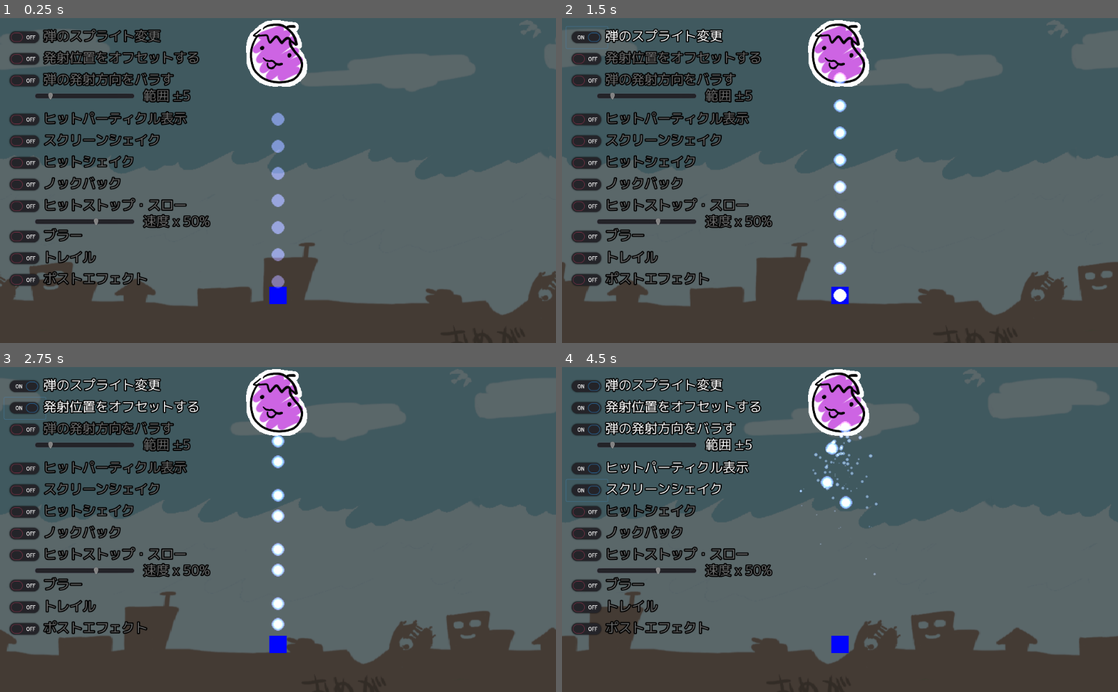
Above: before the commit, frames 1-4 (two rows, left to right).
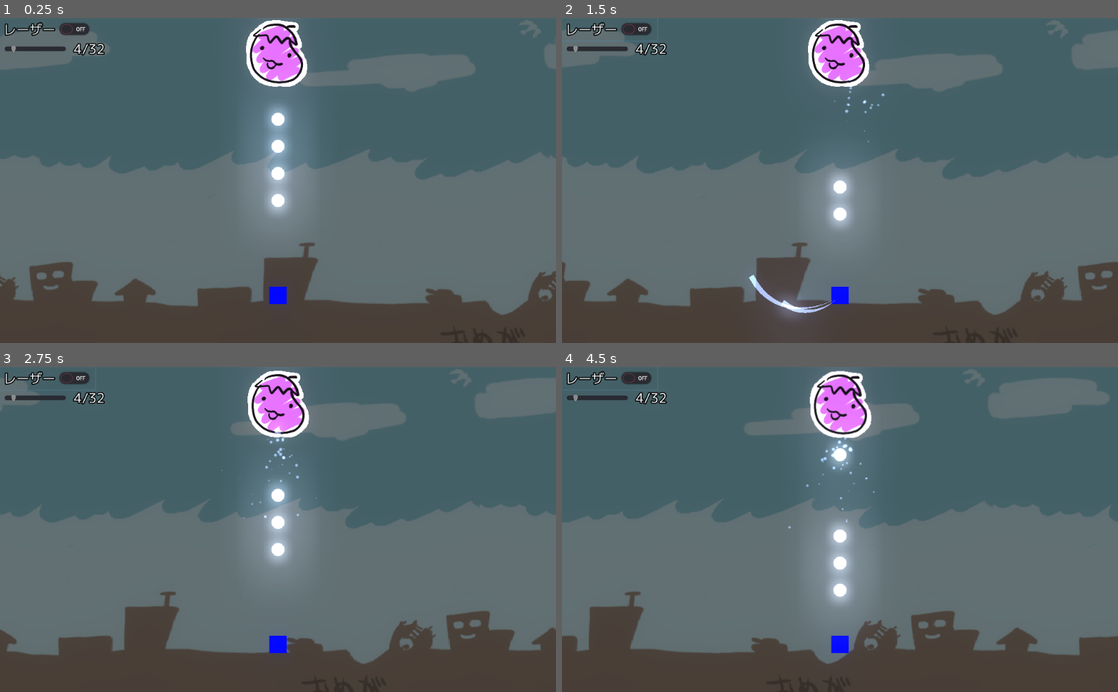
Above: after the commit, the same moments.

Repository: syun77/gd_hormingtest
Game: Godot game, scene res://Main.tscn
Same seed, same stepped clock (60 frames per second), same inputs: the game is played once before the commit and once after it.
Inputs (mouse positions are in pixels of both pictures, inside the frame that each line leads up to):
- Up to frame 1 (0.25 s): no input
- Up to frame 2 (1.5 s): click (584, 37) at 0.5 s, where only the run before the commit has a clickable "弾のスプライト変更"; click (612, 31) at 1.25 s, where only the run after the commit has a clickable "レーザー"
- Up to frame 3 (2.75 s): click (22, 409) at 2 s, where only the run before the commit has a clickable "発射位置をオフセットする"
- Up to frame 4 (4.5 s): click (584, 428) at 2.75 s, where only the run before the commit has a clickable "弾の発射方向をバラす"; click (584, 467) at 3.5 s, where only the run before the commit has a clickable "ヒットパーティクル表示"; click (584, 490) at 4.25 s, where only the run before the commit has a clickable "スクリーンシェイク"

The runs differ from the first frame. In frame 1, 15% of the frame differs, in the area x 0-57%, y 0-84%; in frame 2, 14%; in frame 3, 15%; in frame 4, 16%, in the area x 0-60%, y 0-83%.

Commit message:
レーザーとの切り替え・ショット最大数を設定できるようにした

Diff:
--- a/gd_hormingtest/Common.gd
+++ b/gd_hormingtest/Common.gd
@@ -3,37 +3,22 @@
 const ParticleObj = preload("res://Particle.tscn")
 const TIMER_SCREEN_SHAKE = 1.0
 
-var _change_spr = false
-var _is_scatter = false
-var _scatter_range = 5.0
-var _is_offset = false
-var _is_particle = false
 var _layers = null
-var _is_screen_shake = false
-var _is_enemy_shake = false
-var _screen_shake_timer = 0.0
-var _is_knock_back = false
-var _is_hitslow = false
-var _hitslow_rate = 40
-var _hitslow_timer = 0.0
-var _is_blur = false
-var _is_trail = false
+var _max_shot = 32 # 同時に発射可能な弾の数.
+var _is_trail = false # トレイル弾を発射するかどうか.
 
 func setup(layers) -> void:
 	_layers = layers
 
-func start_screen_shake() -> void:
-	_screen_shake_timer = TIMER_SCREEN_SHAKE
-func get_screen_shake_rate() -> float:
-	return _screen_shake_timer / TIMER_SCREEN_SHAKE
-func update_screen_shake(delta:float) -> void:
-	_screen_shake_timer -= delta
-	if _screen_shake_timer < 0:
-		_screen_shake_timer = 0
-
+## レイヤーを取得する.
 func get_layer(name:String) -> CanvasLayer:
 	return _layers[name]
 
+## 存在するオブジェクトを数える.
+func count_obj(name:String) -> int:
+	return get_layer(name).get_child_count()
+
+## パーティクルを発生させる.
 func add_particle(pos:Vector2, t:float, deg:float, speed:float):
 	var p = ParticleObj.instance()
 	p.position = pos
@@ -41,70 +26,15 @@
 	get_layer("particle").add_child(p)
 	return p
 
-func set_change_spr(b:bool) -> void:
-	_change_spr = b
-
-func is_change_spr() -> bool:
-	return _change_spr
-
-func set_scatter(b:bool) -> void:
-	_is_scatter = b
-func is_scatter() -> bool:
-	return _is_scatter
-
-func set_scatter_range(v:float) -> void:
-	_scatter_range = v
-func get_scatter_range() -> float:
-	return _scatter_range
-
-func set_offset(b:bool) -> void:
-	_is_offset = b
-func is_offset() -> bool:
-	return _is_offset
-
-func set_particle(b:bool) -> void:
-	_is_particle = b
-func is_particle() -> bool:
-	return _is_particle
-
-func set_screen_shake(b:bool) -> void:
-	_is_screen_shake = b
-func is_screen_shake() -> bool:
-	return _is_screen_shake
-func set_enemy_shake(b:bool) -> void:
-	_is_enemy_shake = b
-func is_enemy_shake() -> bool:
-	return _is_enemy_shake
-
-func set_knock_back(b:bool) -> void:
-	_is_knock_back = b
-func is_knock_back() -> bool:
-	return _is_knock_back
-
-func set_hitslow(b:bool) -> void:
-	_is_hitslow = b
-func is_hitslow() -> bool:
-	return _is_hitslow
-func set_hitslow_rate(rate:int) -> void:
-	_hitslow_rate = rate
-func get_hitslow_rate() -> float:
-	if _hitslow_timer <= 0:
-		return 1.0 # 無効.
-	return _hitslow_rate / 100.0
-func start_hitslow() -> void:
-	_hitslow_timer = 1.0
-func update_hitslow(delta:float) -> void:
-	_hitslow_timer -= delta
-
-func set_blur(b:bool) -> void:
-	_is_blur = b
-func is_blur() -> bool:
-	return _is_blur
-
 func set_trail(b:bool) -> void:
 	_is_trail = b
 func is_trail() -> bool:
 	return _is_trail
+
+func set_max_shot(n:int) -> void:
+	_max_shot = n
+func get_max_shot() -> int:
+	return _max_shot
 
 ## 角度差を求める.
 func diff_angle(now:float, next:float) -> float:
--- a/gd_hormingtest/Enemy.gd
+++ b/gd_hormingtest/Enemy.gd
@@ -8,7 +8,6 @@
 
 var _start_pos = Vector2.ZERO
 var _shake_timer = 0.0
-var _knockback_velocity = Vector2()
 var _cnt = 0
 
 # ノイズテクスチャ
@@ -16,29 +15,12 @@
 var _noise_y := 0
 
 func hit(vel:Vector2) -> void:
-	if Common.is_knock_back():
-		# ノックバックの力発生.
-		_knockback_velocity = vel * 0.1
-	elif Common.is_enemy_shake():
-		_shake_timer = 1.0
-
-	if Common.is_hitslow():
-		Common.start_hitslow()
-
+	# 揺れ開始.
+	_shake_timer = 1.0
+	_noise_y = randi()
 
 func _process(delta: float) -> void:
-	delta *= Common.get_hitslow_rate()
-
 	_cnt += 1
-	_spr.modulate = Color.white
-	if _knockback_velocity.length() > 0.1:
-		position += _knockback_velocity * delta
-		_knockback_velocity *= 0.9
-		if _knockback_velocity.length() > 10:
-			_spr.modulate = Color.red # ノックバック中は赤色.
-	else:
-		# 元の位置に戻る.
-		position += (_start_pos - position) * 0.1
 
 	_spr.position = Vector2.ZERO
 	if _shake_timer > 0:
--- a/gd_hormingtest/Main.gd
+++ b/gd_hormingtest/Main.gd
@@ -11,32 +11,10 @@
 onready var _particle_layer = $ParticleLayer
 onready var _hdr = $WorldEnvironment
 
-onready var _change_spr = $UILayer/ChangeSprButton
-onready var _change_spr_txt = $UILayer/ChangeSprButton/Label
-onready var _scatter_btn = $UILayer/ScatterButton
-onready var _scatter_txt = $UILayer/ScatterButton/Label
-onready var _scatter_range = $UILayer/ScatterRange
-onready var _scatter_range_txt = $UILayer/ScatterRange/Label
-onready var _offset_btn = $UILayer/OffsetButton
-onready var _offset_txt = $UILayer/OffsetButton/Label
-onready var _particle_btn = $UILayer/ParticleButton
-onready var _particle_txt = $UILayer/ParticleButton/Label
-onready var _camshake_btn = $UILayer/CameraShakeButton
-onready var _camshake_txt = $UILayer/CameraShakeButton/Label
-onready var _hitshake_btn = $UILayer/HitShakeButton
-onready var _hitshake_txt = $UILayer/HitShakeButton/Label
-onready var _knockback_btn = $UILayer/KnockBackButton
-onready var _knockback_txt = $UILayer/KnockBackButton/Label
-onready var _hitslow_btn = $UILayer/HitSlowButton
-onready var _hitslow_txt = $UILayer/HitSlowButton/Label
-onready var _hitslowspeed_rate = $UILayer/HitSlowRate
-onready var _hitslowspeed_rate_txt = $UILayer/HitSlowRate/Label
-onready var _blur_btn = $UILayer/BlurButton
-onready var _blur_txt = $UILayer/BlurButton/Label
-onready var _trail_btn = $UILayer/TrailButton
-onready var _trail_txt = $UILayer/TrailButton/Label
-onready var _hdr_btn = $UILayer/HDRButton
-onready var _hdr_txt = $UILayer/HDRButton/Label
+onready var _checkbox_laser = $UILayer/CheckButtonLaser
+onready var _hslider_max_shot = $UILayer/HSliderMaxShot
+onready var _hslider_max_shot_label = $UILayer/HSliderMaxShot/Label
+
 
 func _ready() -> void:
 	var layers = {
@@ -47,103 +25,7 @@
 	Common.setup(layers)
 
 func _process(delta: float) -> void:
-
-	if _change_spr.pressed:
-		Common.set_change_spr(true)
-		_change_spr_txt.modulate = Color.white
-	else:
-		Common.set_change_spr(false)
-		_change_spr_txt.modulate = Color.dimgray
-
-	if _scatter_btn.pressed:
-		Common.set_scatter(true)
-		_scatter_txt.modulate = Color.white
-		_scatter_range_txt.modulate = Color.white
-	else:
-		Common.set_scatter(false)
-		_scatter_txt.modulate = Color.dimgray
-		_scatter_range_txt.modulate = Color.dimgray
-
-	var rng = _scatter_range.value
-	Common.set_scatter_range(rng)
-	_scatter_range_txt.text = "範囲 ±%d"%rng
-
-	if _offset_btn.pressed:
-		Common.set_offset(true)
-		_offset_txt.modulate = Color.white
-	else:
-		Common.set_offset(false)
-		_offset_txt.modulate = Color.dimgray
-
-	if _particle_btn.pressed:
-		Common.set_particle(true)
-		_particle_txt.modulate = Color.white
-	else:
-		Common.set_particle(false)
-		_particle_txt.modulate = Color.dimgray
-
-	if _camshake_btn.pressed:
-		Common.set_screen_shake(true)
-		_camshake_txt.modulate = Color.white
-	else:
-		Common.set_screen_shake(false)
-		_camshake_txt.modulate = Color.dimgray
-
-	if _hitshake_btn.pressed:
-		Common.set_enemy_shake(true)
-		_hitshake_txt.modulate = Color.white
-	else:
-		Common.set_enemy_shake(false)
-		_hitshake_txt.modulate = Color.dimgray
-
-	if _knockback_btn.pressed:
-		Common.set_knock_back(true)
-		_knockback_txt.modulate = Color.white
-	else:
-		Common.set_knock_back(false)
-		_knockback_txt.modulate = Color.dimgray
-
-	if _hitslow_btn.pressed:
-		Common.set_hitslow(true)
-		_hitslow_txt.modulate = Color.white
-		_hitslowspeed_rate_txt.modulate = Color.white
-	else:
-		Common.set_hitslow(false)
-		_hitslow_txt.modulate = Color.dimgray
-		_hitslowspeed_rate_txt.modulate = Color.dimgray
-
-	var speed_rate = _hitslowspeed_rate.value
-	Common.set_hitslow_rate(speed_rate)
-	_hitslowspeed_rate_txt.text = "速度 x %d%%"%speed_rate
-
-	if _blur_btn.pressed:
-		Common.set_blur(true)
-		_blur_txt.modulate = Color.white
-	else:
-		Common.set_blur(false)
-		_blur_txt.modulate = Color.dimgray
-
-	if _trail_btn.pressed:
-		Common.set_trail(true)
-		_trail_txt.modulate = Color.white
-	else:
-		Common.set_trail(false)
-		_trail_txt.modulate = Color.dimgray
-
-	if _hdr_btn.pressed:
-		_hdr.environment.glow_enabled = true
-		_hdr_txt.modulate = Color.white
-	else:
-		_hdr.environment.glow_enabled = false
-		_hdr_txt.modulate = Color.dimgray
-
-	_update_screen_shake(delta)
-	Common.update_hitslow(delta)
-
-func _update_screen_shake(delta:float) -> void:
-	Common.update_screen_shake(delta)
-	var rate = Common.get_screen_shake_rate()
-	var v = 8.0 * rate
-	var h = 2.0 * rate
-	_camera.offset.x = rand_range(-v, v)
-	_camera.offset.y = rand_range(-h, h)
+	Common.set_trail(_checkbox_laser.pressed)
+	var max_shot = _hslider_max_shot.value
+	_hslider_max_shot_label.text = "%d/32"%max_shot
+	Common.set_max_shot(max_shot)
--- a/gd_hormingtest/Main.tscn
+++ b/gd_hormingtest/Main.tscn
@@ -50,6 +50,7 @@
 [sub_resource type="Environment" id=5]
 background_mode = 4
 background_canvas_max_layer = 3
+glow_enabled = true
 glow_intensity = 0.11
 glow_bloom = 0.1
 glow_blend_mode = 0
@@ -98,181 +99,27 @@
 [node name="UILayer" type="CanvasLayer" parent="."]
 layer = 10
 
-[node name="ChangeSprButton" type="CheckButton" parent="UILayer"]
-margin_left = 8.0
-margin_top = 16.0
-margin_right = 84.0
-margin_bottom = 56.0
-
-[node name="Label" type="Label" parent="UILayer/ChangeSprButton"]
-margin_left = 72.0
-margin_right = 296.0
+[node name="CheckButtonLaser" type="CheckButton" parent="UILayer"]
+margin_right = 76.0
 margin_bottom = 40.0
 theme = ExtResource( 3 )
-text = "弾のスプライト変更"
+text = "レーザー"
 
-[node name="OffsetButton" type="CheckButton" parent="UILayer"]
+[node name="HSliderMaxShot" type="HSlider" parent="UILayer"]
 margin_left = 8.0
-margin_top = 56.0
-margin_right = 84.0
-margin_bottom = 96.0
-
-[node name="Label" type="Label" parent="UILayer/OffsetButton"]
-margin_left = 72.0
-margin_right = 296.0
-margin_bottom = 40.0
-theme = ExtResource( 3 )
-text = "発射位置をオフセットする"
-
-[node name="ScatterButton" type="CheckButton" parent="UILayer"]
-margin_left = 8.0
-margin_top = 96.0
-margin_right = 84.0
-margin_bottom = 136.0
-
-[node name="Label" type="Label" parent="UILayer/ScatterButton"]
-margin_left = 72.0
-margin_right = 296.0
-margin_bottom = 40.0
-theme = ExtResource( 3 )
-text = "弾の発射方向をバラす"
-
-[node name="ScatterRange" type="HSlider" parent="UILayer"]
-margin_left = 64.0
-margin_top = 136.0
-margin_right = 248.0
-margin_bottom = 152.0
+margin_top = 40.0
+margin_right = 122.0
+margin_bottom = 74.0
 min_value = 1.0
 max_value = 32.0
-value = 5.0
+value = 4.0
 
-[node name="Label" type="Label" parent="UILayer/ScatterRange"]
-margin_left = 200.0
-margin_top = -10.0
-margin_right = 264.0
-margin_bottom = 30.0
+[node name="Label" type="Label" parent="UILayer/HSliderMaxShot"]
+margin_left = 128.0
+margin_right = 296.0
+margin_bottom = 34.0
 theme = ExtResource( 3 )
-text = "範囲"
-
-[node name="ParticleButton" type="CheckButton" parent="UILayer"]
-margin_left = 8.0
-margin_top = 168.0
-margin_right = 84.0
-margin_bottom = 208.0
-
-[node name="Label" type="Label" parent="UILayer/ParticleButton"]
-margin_left = 72.0
-margin_right = 296.0
-margin_bottom = 40.0
-theme = ExtResource( 3 )
-text = "ヒットパーティクル表示"
-
-[node name="CameraShakeButton" type="CheckButton" parent="UILayer"]
-margin_left = 8.0
-margin_top = 208.0
-margin_right = 84.0
-margin_bottom = 248.0
-
-[node name="Label" type="Label" parent="UILayer/CameraShakeButton"]
-margin_left = 72.0
-margin_right = 296.0
-margin_bottom = 40.0
-theme = ExtResource( 3 )
-text = "スクリーンシェイク"
-
-[node name="HitShakeButton" type="CheckButton" parent="UILayer"]
-margin_left = 8.0
-margin_top = 248.0
-margin_right = 84.0
-margin_bottom = 288.0
-
-[node name="Label" type="Label" parent="UILayer/HitShakeButton"]
-margin_left = 72.0
-margin_right = 296.0
-margin_bottom = 40.0
-theme = ExtResource( 3 )
-text = "ヒットシェイク"
-
-[node name="KnockBackButton" type="CheckButton" parent="UILayer"]
-margin_left = 8.0
-margin_top = 288.0
-margin_right = 84.0
-margin_bottom = 328.0
-
-[node name="Label" type="Label" parent="UILayer/KnockBackButton"]
-margin_left = 72.0
-margin_right = 296.0
-margin_bottom = 40.0
-theme = ExtResource( 3 )
-text = "ノックバック"
-
-[node name="HitSlowButton" type="CheckButton" parent="UILayer"]
-margin_left = 8.0
-margin_top = 328.0
-margin_right = 84.0
-margin_bottom = 368.0
-
-[node name="Label" type="Label" parent="UILayer/HitSlowButton"]
-margin_left = 72.0
-margin_right = 296.0
-margin_bottom = 40.0
-theme = ExtResource( 3 )
-text = "ヒットストップ・スロー"
-
-[node name="HitSlowRate" type="HSlider" parent="UILayer"]
-margin_left = 64.0
-margin_top = 368.0
-margin_right = 248.0
-margin_bottom = 384.0
-max_value = 80.0
-value = 50.0
-
-[node name="Label" type="Label" parent="UILayer/HitSlowRate"]
-margin_left = 200.0
-margin_top = -10.0
-margin_right = 264.0
-margin_bottom = 30.0
-theme = ExtResource( 3 )
-text = "速度"
-
-[node name="BlurButton" type="CheckButton" parent="UILayer"]
-margin_left = 8.0
-margin_top = 384.0
-margin_right = 84.0
-margin_bottom = 424.0
-
-[node name="Label" type="Label" parent="UILayer/BlurButton"]
-margin_left = 72.0
-margin_right = 296.0
-margin_bottom = 40.0
-theme = ExtResource( 3 )
-text = "ブラー"
-
-[node name="TrailButton" type="CheckButton" parent="UILayer"]
-margin_left = 8.0
-margin_top = 424.0
-margin_right = 84.0
-margin_bottom = 464.0
-
-[node name="Label" type="Label" parent="UILayer/TrailButton"]
-margin_left = 72.0
-margin_right = 296.0
-margin_bottom = 40.0
-theme = ExtResource( 3 )
-text = "トレイル"
-
-[node name="HDRButton" type="CheckButton" parent="UILayer"]
-margin_left = 8.0
-margin_top = 464.0
-margin_right = 84.0
-margin_bottom = 504.0
-
-[node name="Label" type="Label" parent="UILayer/HDRButton"]
-margin_left = 72.0
-margin_right = 296.0
-margin_bottom = 40.0
-theme = ExtResource( 3 )
-text = "ポストエフェクト"
+text = "4/32"
 
 [node name="MainCamera" type="Camera2D" parent="."]
 position = Vector2( 512, 300 )
--- a/gd_hormingtest/Player.gd
+++ b/gd_hormingtest/Player.gd
@@ -7,7 +7,6 @@
 var _shot_cnt = 0
 
 func _physics_process(delta: float) -> void:
-	delta *= Common.get_hitslow_rate()
 	_shot_timer += delta
 
 	var v = Vector2()
@@ -29,40 +28,17 @@
 		_shot()
 
 func _shot() -> void:
+	var cnt = Common.count_obj("shot")
+	var limit = Common.get_max_shot()
+	if cnt >= limit:
+		return # 最大数を超えている.
+
 	var deg = 90
-
-	if Common.is_scatter():
-		var rng = Common.get_scatter_range()
-		deg += rand_range(-rng, rng)
-
 	var spd = 1500
 	var shot = _create_shot(deg, spd)
 
-	if _shot_cnt%4 == 0:
-		if Common.is_offset():
-			shot.position.y -= 12
-
-	if Common.is_screen_shake():
-		# ショットガン
-		for i in range(12):
-			var deg2 = deg + rand_range(-10, 10)
-			var speed = spd * rand_range(0.8, 1.0)
-			_create_shot(deg2, speed)
-		# カメラ揺れ開始.
-		Common.start_screen_shake()
-
 func _get_shot_rate() -> int:
 	var ret = 2
-
-	if Common.is_screen_shake() == true:
-		ret = 2 * 32
-
-	var rate = Common.get_hitslow_rate()
-	if rate > 0:
-		ret = int(ret / rate)
-	else:
-		ret = 9999999
-
 	return ret
 
 func _create_shot(deg:float, speed:float):
--- a/gd_hormingtest/Shot.gd
+++ b/gd_hormingtest/Shot.gd
@@ -8,11 +8,6 @@
 var _spr_list = []
 
 func vanish() -> void:
-	if Common.is_particle() == false:
-		# パーティクルなし.
-		queue_free()
-		return
-
 	# 逆方向にパーティクルを発生させる.
 	var v = _velocity * -1
 	var spd = v.length()
@@ -25,10 +20,6 @@
 	queue_free()
 
 func _ready() -> void:
-	if Common.is_change_spr():
-		# ショット画像差し替え.
-		_spr.texture = load("res://shot2.png")
-
 	for i in range(8):
 		var rate = 1.0 - ((i+1) / 8.0)
 		var spr:Sprite = get_node("./Sprite%d"%i)
@@ -46,32 +37,14 @@
 	_velocity.y = -sin(rad) * speed
 
 func _physics_process(delta: float) -> void:
-	delta *= Common.get_hitslow_rate()
-
 	var d = _velocity * delta
 	position += d
-
-	# 残像の更新.
-	# positionに追従してしまうので逆オフセットが必要となる.
-	for spr in _spr_list:
-		spr.position -= d # すべてのLine2Dの位置を移動量で逆オフセットする.
-		spr.visible = Common.is_blur()
-	_spr_list[0].position = Vector2.ZERO # 先頭は0でよい.
-	_update_blur()
 
 	# 画面外に出たら消す.
 	if position.x < 0 or position.y < 0:
 		queue_free()
 	if position.x > 1024 or position.y > 600:
 		queue_free()
-
-## 残像の更新.
-func _update_blur() -> void:
-	for i in range(_spr_list.size()-1):
-		var a = _spr_list[i].position
-		var b = _spr_list[i+1].position
-		# 0.7の重みで線形補間します
-		_spr_list[i+1].position = b.linear_interpolate(a, 0.7)
 
 func _on_Shot_area_entered(area: Area2D) -> void:
 	# 何かに衝突したら消える.
--- a/gd_hormingtest/Shot2.gd
+++ b/gd_hormingtest/Shot2.gd
@@ -22,10 +22,6 @@
 
 ## 消滅する
 func vanish() -> void:
-	if Common.is_particle() == false:
-		# パーティクルなし.
-		queue_free()
-		return
 
 	# 逆方向にパーティクルを発生させる.
 	var v = get_velocity() * -1
--- a/gd_hormingtest/project.godot
+++ b/gd_hormingtest/project.godot
@@ -26,7 +26,7 @@
 
 [application]
 
-config/name="BulletTest"
+config/name="HormingTest"
 run/main_scene="res://Main.tscn"
 config/icon="res://icon.png"
 
